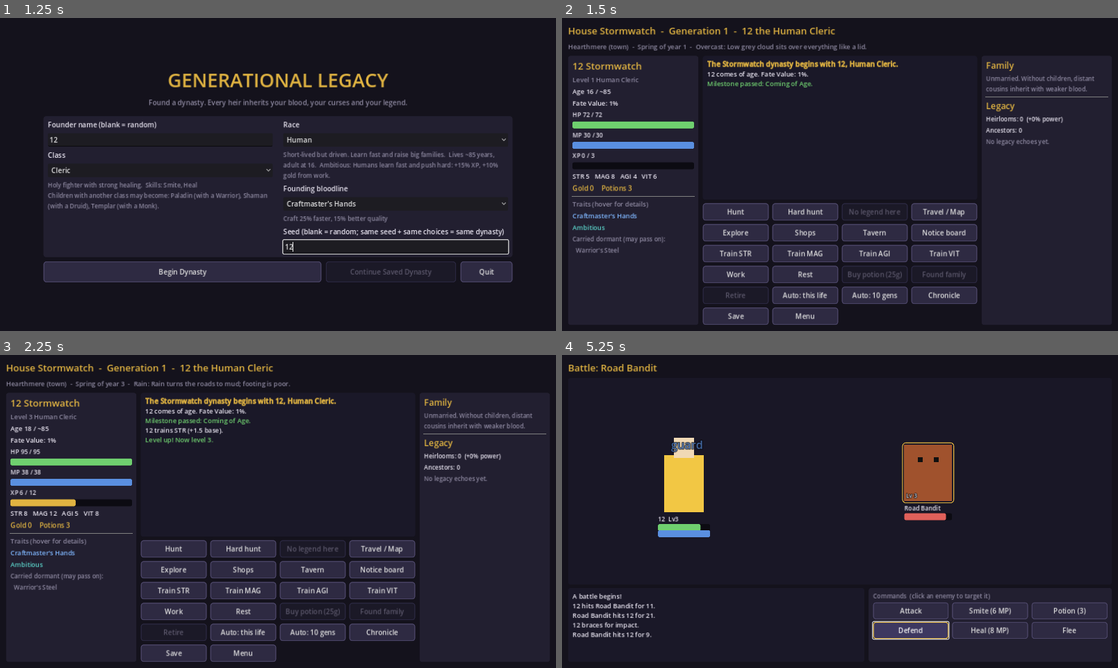
Above: before the commit, frames 1-4 (two rows, left to right).
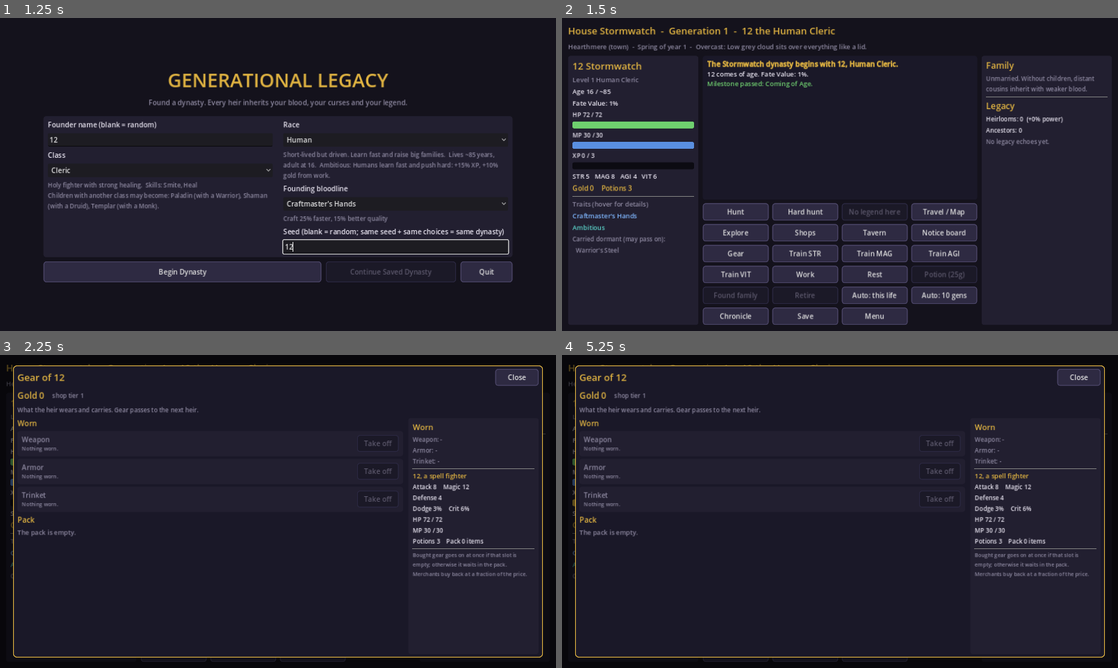
Above: after the commit, the same moments.

Repository: DMG-Workshop/Generational-Legacy-RPG-design
Game: Godot game, scene res://ui/main.tscn
Two runs of this game, one before a commit and one after it. Both use one fixed random seed, a clock stepped at 60 frames per second and the inputs below.
Inputs (mouse positions are in pixels of both pictures, inside the frame that each line leads up to):
- Up to frame 1 (1.25 s): click (161, 140) at 0.52 s; type "12" at 0.6 s; click (394, 246) at 0.75 s; type "12" at 0.83 s
- Up to frame 2 (1.5 s): click "Begin Dynasty" at 1.25 s
- Up to frame 3 (2.25 s): click (172, 589) at 2 s, where only the run after the commit has a clickable "Gear"
- Up to frame 4 (5.25 s): click "Hunt" at 2.75 s; click (912, 611) at 3.5 s, where only the run before the commit has a clickable "Attack"; tap Enter at 4.25 s; move the mouse to (962, 495) at 4.27 s; hold Right 4.28-5 s; tap I at 4.35 s; click (962, 495) at 4.42 s; tap Space (ui_select) at 4.52 s; click (912, 630) at 5 s, where only the run before the commit has a clickable "Defend"

Frame 1 is identical in both runs. In frame 2, 2.6% of the frame differs, in the area x 1-99%, y 25-98%; in frame 3, 24%, in the area x 1-99%, y 2-98%; in frame 4, 12%.

Commit message:
Keep the life screen and map inside the window; change gear anywhere
- Life screen: both side columns are fixed at 300px and scroll when a
  long life fills them. Every line in them wraps, so six-figure stats
  at level 5000, long class names or a large family no longer push the
  right column off-screen. The header and place lines trim with an
  ellipsis and show the full text on hover.
- New right-column Gear summary (worn items, pack count) beside
  Companions and Quests.
- New Gear action on the life screen, everywhere: it opens the shop
  panel's Gear tab alone, so quest and event rewards can be worn in
  the wilds. Selling still needs a merchant, and the panel says so.
- Map: the side column is a fixed 300px scroll area and the map
  stretches to the room left, so Highcrag's three roads fit. Road
  buttons read "Kingshold  (3 seasons)" / "Unknown dungeon  (1.0
  years)" and clip with a tooltip if they ever run long.
- Action buttons: legends use a short name from creatures.json
  ("Fight Grimfang", full name in the tooltip), the potion button reads
  "Potion (288g)", and labels over 15 characters drop to 14px.
- Battle result: the hero's level label shows the level after the
  fight's level-ups.

Co-Authored-By: Claude Opus 5.5 <noreply@anthropic.com>
Claude-Session: https://claude.ai/code/session_01JNXiUGbEfeQhXYLJb9eyrM

Diff:
--- a/data/creatures/creatures.json
+++ b/data/creatures/creatures.json
@@ -333,6 +333,7 @@
   {
    "id": "grimfang",
    "name": "Grimfang, Alpha of the Wolves",
+   "short": "Grimfang",
    "lair": "whisperwood",
    "min_gen": 1,
    "max_gen": 100,
@@ -352,6 +353,7 @@
   {
    "id": "hollow_king",
    "name": "The Hollow King",
+   "short": "Hollow King",
    "lair": "hollow_barrow",
    "min_gen": 40,
    "max_gen": 250,
@@ -371,6 +373,7 @@
   {
    "id": "vaerthax",
    "name": "Vaerthax the Ember Drake",
+   "short": "Vaerthax",
    "lair": "emberpeak",
    "min_gen": 120,
    "max_gen": 450,
@@ -390,6 +393,7 @@
   {
    "id": "stonefather",
    "name": "The Stonefather",
+   "short": "Stonefather",
    "lair": "deepstone_halls",
    "min_gen": 300,
    "max_gen": 700,
@@ -409,6 +413,7 @@
   {
    "id": "the_unmade",
    "name": "The Unmade",
+   "short": "The Unmade",
    "lair": "the_rift",
    "min_gen": 600,
    "max_gen": 1100,
--- a/ui/play/battle_view.gd
+++ b/ui/play/battle_view.gd
@@ -382,6 +382,7 @@
 		return
 	result_shown = true
 	var msgs: Array = d.finish_battle()
+	hero_label.text = "%s  Lv%d" % [d.heir.name, d.heir.level]
 	app.autosave()
 	var overlay := ColorRect.new()
 	overlay.z_index = 10   # above the enemy name labels, which sit at z 1
--- a/ui/play/life_screen.gd
+++ b/ui/play/life_screen.gd
@@ -8,6 +8,9 @@
 const TavernPanel := preload("res://ui/play/tavern_panel.gd")
 const BoardPanel := preload("res://ui/play/board_panel.gd")
 const EventPanel := preload("res://ui/play/event_panel.gd")
+
+const COLUMN_W := 300
+const COLUMN_TEXT_W := 256   # leaves room for the scroll bar
 
 var app: Node
 var d: GameDynasty
@@ -31,8 +34,12 @@
 	margin.add_child(root)
 
 	header = Kit.label("", 22, Kit.ACCENT)
+	header.text_overrun_behavior = TextServer.OVERRUN_TRIM_ELLIPSIS
+	header.mouse_filter = Control.MOUSE_FILTER_PASS
 	root.add_child(header)
 	where = Kit.label("", 15, Kit.DIM)
+	where.text_overrun_behavior = TextServer.OVERRUN_TRIM_ELLIPSIS
+	where.mouse_filter = Control.MOUSE_FILTER_PASS
 	root.add_child(where)
 
 	var cols := HBoxContainer.new()
@@ -40,12 +47,7 @@
 	cols.add_theme_constant_override("separation", 10)
 	root.add_child(cols)
 
-	var lp := Kit.panel()
-	lp.custom_minimum_size = Vector2(300, 0)
-	cols.add_child(lp)
-	left = VBoxContainer.new()
-	left.add_theme_constant_override("separation", 5)
-	lp.add_child(left)
+	left = _column(cols)
 
 	var mid := VBoxContainer.new()
 	mid.size_flags_horizontal = Control.SIZE_EXPAND_FILL
@@ -62,15 +64,25 @@
 	actions.add_theme_constant_override("v_separation", 8)
 	mid.add_child(actions)
 
-	var rp := Kit.panel()
-	rp.custom_minimum_size = Vector2(300, 0)
-	cols.add_child(rp)
-	right = VBoxContainer.new()
-	right.add_theme_constant_override("separation", 5)
-	rp.add_child(right)
+	right = _column(cols)
 	_refresh()
 	if d.has_pending_event():
 		_open.call_deferred(EventPanel)
+
+
+## A fixed-width side panel that scrolls when a long life fills it.
+func _column(cols: HBoxContainer) -> VBoxContainer:
+	var p := Kit.panel()
+	p.custom_minimum_size = Vector2(COLUMN_W, 0)
+	cols.add_child(p)
+	var sc := ScrollContainer.new()
+	sc.horizontal_scroll_mode = ScrollContainer.SCROLL_MODE_DISABLED
+	p.add_child(sc)
+	var v := VBoxContainer.new()
+	v.size_flags_horizontal = Control.SIZE_EXPAND_FILL
+	v.add_theme_constant_override("separation", 5)
+	sc.add_child(v)
+	return v
 
 
 func _refresh() -> void:
@@ -78,6 +90,8 @@
 	header.text = "House %s  -  Generation %d  -  %s the %s %s" % [d.dynasty_name, d.gen, h.name, h.race()["name"], h.cls()["name"]]
 	var place := d.world.here()
 	where.text = "%s (%s)  -  %s  -  %s: %s" % [place["name"], place["type"], d.world.date_text(), d.world.weather()["name"], d.world.weather().get("text", "")]
+	header.tooltip_text = header.text
+	where.tooltip_text = where.text
 	_build_left()
 	_build_right()
 	_build_actions()
@@ -110,10 +124,7 @@
 	left.add_child(Kit.bar(Kit.MP_BLUE, maxf(1.0, h.max_mp()), h.mp))
 	left.add_child(Kit.label("XP %d / %d" % [h.xp, h.xp_to_next()], 14))
 	left.add_child(Kit.bar(Kit.ACCENT, h.xp_to_next(), h.xp, Vector2(200, 10)))
-	var stats := Kit.label("STR %d   MAG %d   AGI %d   VIT %d" % [int(h.stat("str")), int(h.stat("mag")), int(h.stat("agi")), int(h.stat("vit"))], 15)
-	stats.autowrap_mode = TextServer.AUTOWRAP_WORD_SMART   # six-figure stats must not widen the column
-	stats.custom_minimum_size = Vector2(270, 0)
-	left.add_child(stats)
+	left.add_child(Kit.label("STR %d   MAG %d   AGI %d   VIT %d" % [int(h.stat("str")), int(h.stat("mag")), int(h.stat("agi")), int(h.stat("vit"))], 15))
 	left.add_child(Kit.label("Gold %d    Potions %d" % [h.gold, h.potions], 16, Kit.ACCENT))
 	left.add_child(HSeparator.new())
 	left.add_child(Kit.label("Traits (hover for details)", 15, Kit.DIM))
@@ -131,6 +142,16 @@
 			l.tooltip_text = Kit.trait_tooltip(id)
 			l.mouse_filter = Control.MOUSE_FILTER_STOP
 			left.add_child(l)
+	_fit_column(left)
+
+
+## Every line in a side column wraps at the column's width: six-figure stats at level 5000,
+## long names and long class titles must never push the other columns off-screen.
+func _fit_column(col: VBoxContainer) -> void:
+	for c in col.get_children():
+		if c is Label:
+			c.autowrap_mode = TextServer.AUTOWRAP_WORD_SMART
+			c.custom_minimum_size.x = COLUMN_TEXT_W
 
 
 func _build_right() -> void:
@@ -141,15 +162,10 @@
 		right.add_child(Kit.label("Spouse: %s (%s %s)" % [h.spouse.name, h.spouse.race()["name"], h.spouse.cls()["name"]], 15))
 		for c in h.children:
 			var traits_txt: String = ", ".join(c.traits.map(func(t): return GameData.trait_name(t)))
-			var l := Kit.label("%s (%s %s)  Fate %d%%\n   %s" % [c.name, c.race()["name"], c.cls()["name"], int(round(c.fate_value * 100.0)), traits_txt if traits_txt != "" else "no expressed traits"], 14)
-			l.autowrap_mode = TextServer.AUTOWRAP_WORD_SMART
-			l.custom_minimum_size = Vector2(270, 0)
-			right.add_child(l)
+			right.add_child(Kit.label("%s (%s %s)  Fate %d%%\n   %s" % [c.name, c.race()["name"], c.cls()["name"], int(round(c.fate_value * 100.0)), traits_txt if traits_txt != "" else "no expressed traits"], 14))
 	else:
-		var single := Kit.label("Unmarried. Without children, distant cousins inherit with weaker blood.", 14, Kit.DIM)
-		single.autowrap_mode = TextServer.AUTOWRAP_WORD_SMART
-		single.custom_minimum_size = Vector2(270, 0)
-		right.add_child(single)
+		right.add_child(Kit.label("Unmarried. Without children, distant cousins inherit with weaker blood.", 14, Kit.DIM))
+	_section("Gear", ShopPanel.summary_lines(d))
 	_section("Companions", TavernPanel.summary_lines(d))
 	_section("Quests", BoardPanel.summary_lines(d))
 	right.add_child(HSeparator.new())
@@ -159,10 +175,8 @@
 	if d.echoes.is_empty():
 		right.add_child(Kit.label("No legacy echoes yet.", 14, Kit.DIM))
 	for e in d.echoes:
-		var l := Kit.label(d.describe_echo(e), 13, Kit.DIM)
-		l.autowrap_mode = TextServer.AUTOWRAP_WORD_SMART
-		l.custom_minimum_size = Vector2(270, 0)
-		right.add_child(l)
+		right.add_child(Kit.label(d.describe_echo(e), 13, Kit.DIM))
+	_fit_column(right)
 
 
 func _section(title: String, lines: Array) -> void:
@@ -171,10 +185,7 @@
 	right.add_child(HSeparator.new())
 	right.add_child(Kit.label(title, 20, Kit.ACCENT))
 	for line in lines:
-		var l := Kit.label(str(line), 13, Kit.TEXT)
-		l.autowrap_mode = TextServer.AUTOWRAP_WORD_SMART
-		l.custom_minimum_size = Vector2(270, 0)
-		right.add_child(l)
+		right.add_child(Kit.label(str(line), 13, Kit.TEXT))
 
 
 func _build_actions() -> void:
@@ -184,10 +195,10 @@
 	_act("Hunt", func(): _hunt("hunt"))
 	var hard := _act("Hard hunt", func(): _hunt("hunt_hard"))
 	hard.tooltip_text = "Tougher monsters and more Elites, for double XP and gold."
-	var legend := _act("Legend: %s" % boss["name"] if not boss.is_empty() else "No legend here", func(): _legend())
+	var legend := _act("Fight %s" % boss.get("short", boss["name"]) if not boss.is_empty() else "No legend here", func(): _legend())
 	legend.disabled = boss.is_empty()
 	if not boss.is_empty():
-		legend.tooltip_text = "Level %d. Slaying a legend grants a permanent heirloom and a legacy echo." % int(boss["min_level"])
+		legend.tooltip_text = "%s, level %d. Slaying a legend grants a permanent heirloom and a legacy echo." % [boss["name"], int(boss["min_level"])]
 	else:
 		var rumors: Array = d.stirring_legends().map(func(c): return "%s (level %d) lairs in %s" % [c["name"], int(c.get("min_level", 1)), GameWorld.place(c.get("lair", "")).get("name", "somewhere")])
 		legend.tooltip_text = "Legends are fought in their lairs.\n" + ("\n".join(rumors) if not rumors.is_empty() else "None stir in this generation.")
@@ -200,12 +211,15 @@
 		_act("Tavern", func(): _open(TavernPanel))
 	if w.has_service("board"):
 		_act("Notice board", func(): _open(BoardPanel))
+	var gear := _act("Gear", func(): _gear())
+	gear.tooltip_text = "What %s wears and carries. Swap gear anywhere; selling needs a town shop." % h.name
 	for s in ["str", "mag", "agi", "vit"]:
 		var st: String = s
 		_act("Train %s" % st.to_upper(), func(): _do(func(): return d.train(st)))
 	_act("Work", func(): _do(func(): return d.work()))
 	_act("Rest", func(): _do(func(): return d.rest()))
-	var buy := _act("Buy potion (%dg)" % d.potion_price(), _say_buy)
+	var buy := _act("Potion (%dg)" % d.potion_price(), _say_buy)
+	buy.tooltip_text = "Buy a healing potion for %d gold." % d.potion_price()
 	buy.disabled = h.gold < d.potion_price()
 	var fam := _act("Found family", func(): _do(func(): return d.found_family()))
 	fam.disabled = not d.can_found_family()
@@ -223,6 +237,8 @@
 	var b := Kit.button(text, cb, Vector2(150, 40))
 	b.size_flags_horizontal = Control.SIZE_EXPAND_FILL
 	b.clip_text = true
+	if text.length() > 15:
+		b.add_theme_font_size_override("font_size", 14)
 	b.tooltip_text = text
 	actions.add_child(b)
 	return b
@@ -257,6 +273,15 @@
 	add_child(p)
 
 
+## The shop panel's Gear tab on its own, so gear can be changed in the wilds too.
+func _gear() -> void:
+	var p: Control = ShopPanel.new()
+	p.gear_only = true
+	p.dynasty = d
+	p.on_change = _changed
+	add_child(p)
+
+
 func _has_open(panel_script: Script) -> bool:
 	for c in get_children():
 		if c.get_script() == panel_script:
--- a/ui/play/map_panel.gd
+++ b/ui/play/map_panel.gd
@@ -3,19 +3,28 @@
 
 const Kit := preload("res://ui/play/ui_kit.gd")
 
-const CELL := Vector2(92, 66)
-const ORIGIN := Vector2(46, 40)
+const BOX := Vector2(88, 28)
+const SIDE_W := 300
 
 var dynasty: GameDynasty
 var on_travel: Callable   # called with the destination id; the life screen does the travelling
 
 
+## Places are laid out on the world grid, stretched to whatever room the panel leaves.
 class MapCanvas extends Control:
 	var world: GameWorld
+	var grid := Vector2(1, 1)
+
+	func _ready() -> void:
+		for l in GameData.world["locations"]:
+			grid = Vector2(maxf(grid.x, float(l["x"])), maxf(grid.y, float(l["y"])))
+		resized.connect(queue_redraw)
 
 	func _pos(id: String) -> Vector2:
 		var p := GameWorld.place(id)
-		return ORIGIN + Vector2(float(p["x"]) * CELL.x, float(p["y"]) * CELL.y)
+		var half := BOX * 0.5 + Vector2(2, 2)
+		var span := Vector2(maxf(0.0, size.x - half.x * 2.0), maxf(0.0, size.y - half.y * 2.0))
+		return half + Vector2(float(p["x"]) / grid.x * span.x, float(p["y"]) / grid.y * span.y)
 
 	func _draw() -> void:
 		var font := get_theme_default_font()
@@ -36,7 +45,7 @@
 			var fill := Color("#2e2a42")
 			if k == "visited":
 				fill = Color("#4a4466") if l["type"] != "town" else Color("#6a5a2a")
-			var r := Rect2(p - Vector2(44, 14), Vector2(88, 28))
+			var r := Rect2(p - BOX * 0.5, BOX)
 			draw_rect(r, fill)
 			draw_rect(r, Kit.ACCENT if here else Color("#8d88a0"), false, 2.0 if here else 1.0)
 			var label: String = "?" if k == "seen" else str(l["name"])
@@ -77,13 +86,18 @@
 	v.add_child(row)
 	var canvas := MapCanvas.new()
 	canvas.world = w
-	canvas.custom_minimum_size = Vector2(ORIGIN.x * 2.0 + CELL.x * 9.0, ORIGIN.y * 2.0 + CELL.y * 7.0)
+	canvas.custom_minimum_size = Vector2(600, 420)
+	canvas.size_flags_horizontal = Control.SIZE_EXPAND_FILL
 	row.add_child(canvas)
 
+	var side_scroll := ScrollContainer.new()
+	side_scroll.custom_minimum_size = Vector2(SIDE_W, 0)
+	side_scroll.horizontal_scroll_mode = ScrollContainer.SCROLL_MODE_DISABLED
+	row.add_child(side_scroll)
 	var side := VBoxContainer.new()
 	side.add_theme_constant_override("separation", 6)
 	side.size_flags_horizontal = Control.SIZE_EXPAND_FILL
-	row.add_child(side)
+	side_scroll.add_child(side)
 	var here := w.here()
 	var where := Kit.label("%s (%s)\n%s" % [here["name"], here["type"], here.get("description", "")], 14)
 	where.autowrap_mode = TextServer.AUTOWRAP_WORD_SMART
@@ -96,13 +110,17 @@
 	for link in w.roads(w.location, dynasty.flags):
 		var dest: Dictionary = GameWorld.place(link["to"])
 		var known := w.knowledge(link["to"])
-		var dest_name: String = dest["name"] if known != "seen" else "the unknown (%s)" % dest["type"]
+		var dest_name: String = dest["name"] if known != "seen" else "Unknown %s" % dest["type"]
 		var to: String = link["to"]
-		var b := Kit.button("To %s - %s" % [dest_name, GameDynasty._span_text(w.travel_years(link))], func(): _go(to), Vector2(0, 34))
+		var b := Kit.button("%s  (%s)" % [dest_name, GameDynasty._span_text(w.travel_years(link))], func(): _go(to), Vector2(0, 34))
+		b.clip_text = true
+		b.tooltip_text = "Travel to %s." % (dest["name"] if known != "seen" else "the unknown %s" % dest["type"])
 		side.add_child(b)
 	for link in GameWorld.place(w.location).get("links", []):
 		if link.has("requires_flag") and not dynasty.flags.has(link["requires_flag"]):
-			side.add_child(Kit.label("A road to %s is sealed." % ("somewhere" if w.knowledge(link["to"]) == "seen" else GameWorld.place(link["to"])["name"]), 13, Kit.DIM))
+			var sealed := Kit.label("A road to %s is sealed." % ("somewhere" if w.knowledge(link["to"]) == "seen" else GameWorld.place(link["to"])["name"]), 13, Kit.DIM)
+			sealed.autowrap_mode = TextServer.AUTOWRAP_WORD_SMART
+			side.add_child(sealed)
 	var maps := w.maps_for_sale()
 	if not maps.is_empty():
 		side.add_child(HSeparator.new())
@@ -110,6 +128,8 @@
 		for m in maps:
 			var mid: String = m["id"]
 			var b2 := Kit.button("%s (%dg)" % [m["name"], dynasty.map_price(m)], func(): _buy(mid), Vector2(0, 34))
+			b2.clip_text = true
+			b2.tooltip_text = b2.text
 			b2.disabled = dynasty.heir.gold < dynasty.map_price(m) or (m["reveals"] as Array).all(func(id): return w.knowledge(id) in ["visited", "charted"])
 			side.add_child(b2)
 	side.add_child(HSeparator.new())
--- a/ui/play/shop_panel.gd
+++ b/ui/play/shop_panel.gd
@@ -16,6 +16,7 @@
 
 var dynasty: GameDynasty
 var on_change: Callable   # call after anything that changes the dynasty; the life screen refreshes
+var gear_only := false    # just the Gear tab: opened from the life screen anywhere, shop or not
 
 var tab: String = ""
 var gold_label: Label
@@ -30,7 +31,7 @@
 
 
 func _ready() -> void:
-	var v := Kit.overlay(self, "Shops of %s" % dynasty.world.here()["name"])
+	var v := Kit.overlay(self, "Gear of %s" % dynasty.heir.name if gear_only else "Shops of %s" % dynasty.world.here()["name"])
 	var top := HBoxContainer.new()
 	top.add_theme_constant_override("separation", 18)
 	v.add_child(top)
@@ -77,7 +78,7 @@
 	sp.add_child(side)
 
 	var shops := GameItems.shops_here(dynasty)
-	tab = shops[0] if not shops.is_empty() else "gear"
+	tab = shops[0] if not shops.is_empty() and not gear_only else "gear"
 	_rebuild()
 
 
@@ -93,7 +94,8 @@
 	gold_label.text = "Gold %d" % h.gold
 	price_label.text = _price_text()
 	Kit.clear(tabs)
-	for t in GameItems.shops_here(dynasty) + ["gear"]:
+	tabs.visible = not gear_only
+	for t in ([] if gear_only else GameItems.shops_here(dynasty)) + ["gear"]:
 		var tt: String = t
 		var b := Kit.button(TAB_NAMES[tt], func(): _show(tt), Vector2(110, 34))
 		b.toggle_mode = true
@@ -121,6 +123,8 @@
 
 
 func _price_text() -> String:
+	if GameItems.shops_here(dynasty).is_empty():
+		return "no merchants in %s" % dynasty.world.here()["name"]
 	var parts: Array = ["shop tier %d" % GameItems.shop_tier(dynasty)]
 	var persuasion := GameItems.persuasion(dynasty)
 	if persuasion > 0.0:
@@ -236,6 +240,8 @@
 		eb.disabled = GameItems.slot_of(iid) not in GameItems.SLOTS
 		var sb := Kit.button("Sell", func(): _sell(iid), Vector2(80, 34))
 		sb.disabled = not can_sell
+		if not can_sell:
+			sb.tooltip_text = "No one in %s buys gear." % dynasty.world.here()["name"]
 		if confirm_sell == iid:
 			sb.text = "Sure?"
 			sb.tooltip_text = "Click again to sell the %s. It cannot be bought back." % GameItems.item_name(iid)
@@ -262,6 +268,21 @@
 	side.add_child(Kit.label("Potions %d    Pack %d item%s" % [h.potions, h.inventory.size(), "" if h.inventory.size() == 1 else "s"], 14))
 	side.add_child(HSeparator.new())
 	side.add_child(_wrap(Kit.label("Bought gear goes on at once if that slot is empty; otherwise it waits in the pack. Merchants buy back at a fraction of the price.", 12, Kit.DIM)))
+
+
+## Lines for the life screen's right-hand panel: what is worn, and how full the pack is.
+static func summary_lines(d: GameDynasty) -> Array:
+	var h := d.heir
+	var worn: Array = []
+	for slot in GameItems.SLOTS:
+		if GameItems.equipped(h, slot) != "":
+			worn.append(GameItems.item_name(GameItems.equipped(h, slot)))
+	if worn.is_empty() and h.inventory.is_empty():
+		return []
+	var out: Array = [", ".join(worn) if not worn.is_empty() else "Nothing worn."]
+	if not h.inventory.is_empty():
+		out.append("Pack: %d item%s" % [h.inventory.size(), "" if h.inventory.size() == 1 else "s"])
+	return out
 
 
 # ---------------------------------------------------------------- rows
